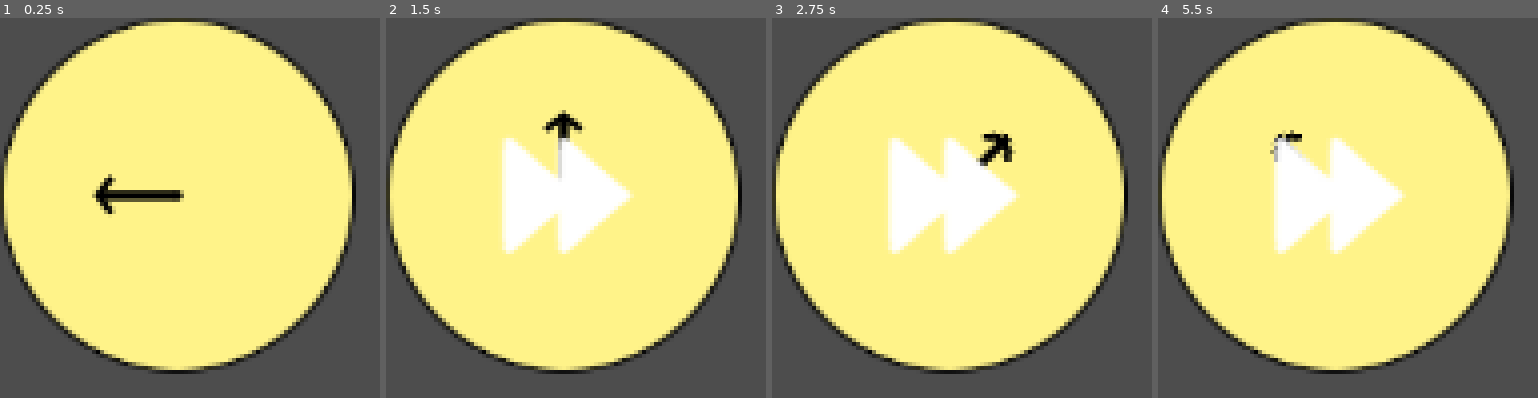
Above: before the commit, frames 1-4 (left to right).
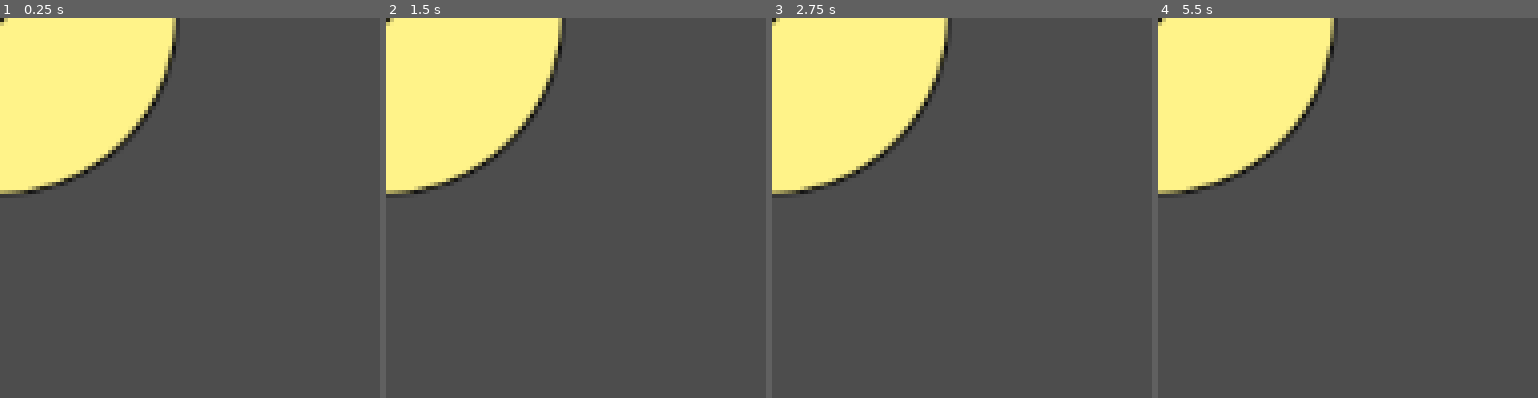
Above: after the commit, the same moments.

Repository: JustAlternate/Regenerative_Game_Jam
Game: Godot game, scene res://Scenes/clock.tscn
The game is run twice, just before and just after one commit, with the same random seed, the same clock (stepped at 60 frames per second) and the same inputs. The project has no main scene, so this scene is started directly.
Inputs (mouse positions are in pixels of both pictures, inside the frame that each line leads up to):
- Up to frame 1 (0.25 s): no input
- Up to frame 2 (1.5 s): click (564, 196) at 0.52 s; click (564, 196) at 1.27 s
- Up to frame 3 (2.75 s): click (950, 196) at 2.02 s
- Up to frame 4 (5.5 s): tap Enter (ui_accept) at 2.75, 3.02, 3.5, 3.77, 4.25, 5, 5.27 s

The runs differ from the first frame. In frame 1, 63% of the frame differs, in the area x 0-94%, y 0-94%; in frame 2, 63%; in frame 3, 63%; in frame 4, 63%.

Commit message:
Clock centrée

Diff:
--- a/Scenes/clock.tscn
+++ b/Scenes/clock.tscn
@@ -28,7 +28,6 @@
 }]
 
 [node name="Clock" type="Node2D"]
-position = Vector2(64, 64)
 script = ExtResource("1_23s68")
 
 [node name="BackgroundSprite" type="AnimatedSprite2D" parent="."]
